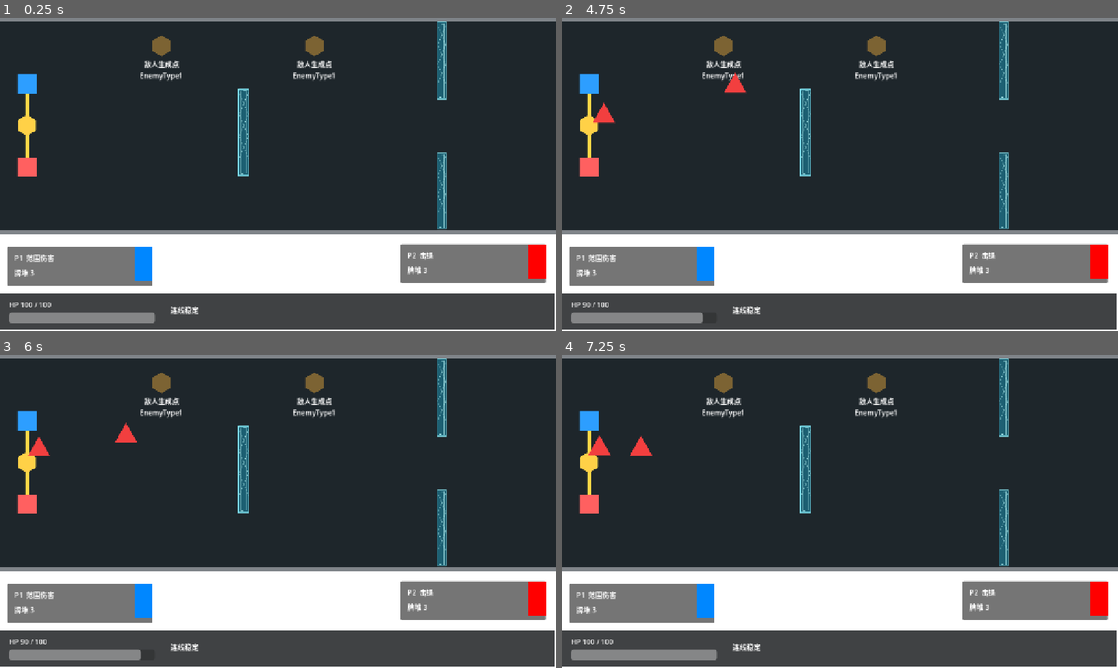
Above: before the commit, frames 1-4 (two rows, left to right).
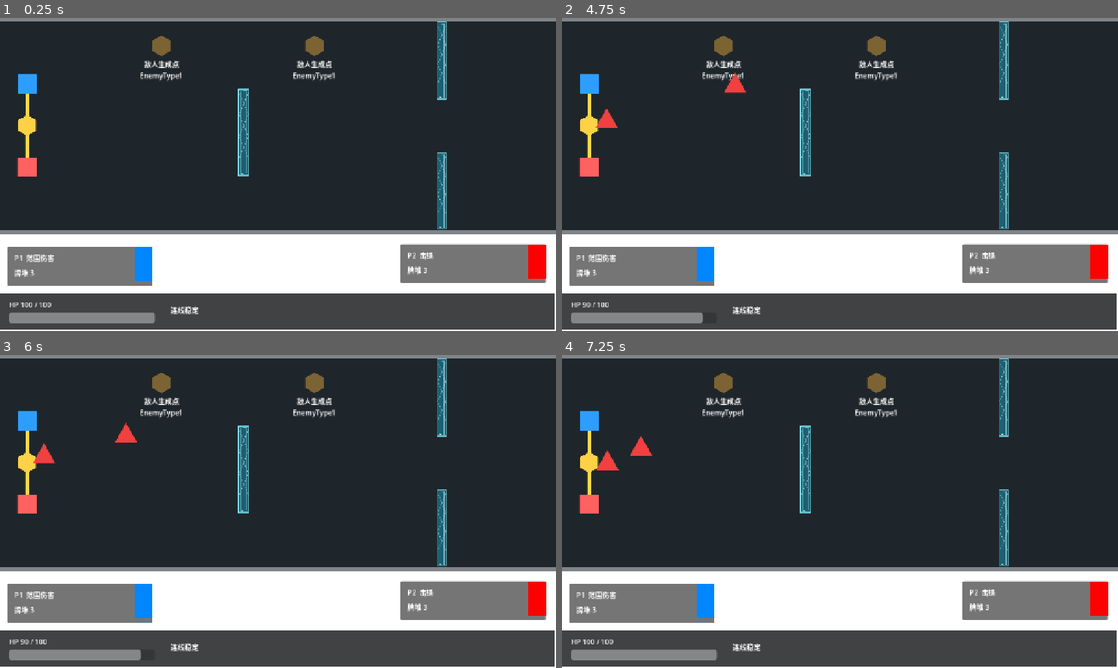
Above: after the commit, the same moments.

Repository: Jiufoduck/2026CGJ
Game: Godot game, scene res://scenes/main/MainScene.tscn
Same seed, same stepped clock (60 frames per second), same inputs: the game is played once before the commit and once after it.
Inputs (mouse positions are in pixels of both pictures, inside the frame that each line leads up to):
- Up to frame 1 (0.25 s): no input
- Up to frame 2 (4.75 s): tap Enter (ui_accept) at 0.5, 0.77, 3.77 s; move the mouse to (962, 158) at 0.52 s; hold Right (ui_right) 0.53-1.25 s; tap Q at 0.6, 3.6 s; click (962, 158) at 0.67 s; drag from (728, 190) to (712, 99) at 1.27 s; move the mouse to (895, 105) at 2.02 s; hold Right (ui_right) 2.03-2.75 s; tap K at 2.1 s; drag from (812, 237) to (812, 111) at 2.77 s; move the mouse to (1006, 221) at 3.52 s; hold Left (ui_left) 3.53-4.25 s; drag from (673, 127) to (756, 96) at 4.27 s
- Up to frame 3 (6 s): move the mouse to (305, 511) at 5.02 s; hold Down (ui_down) 5.03-5.75 s; tap K at 5.1 s; click (305, 511) at 5.17 s; drag from (194, 433) to (38, 498) at 5.77 s
- Up to frame 4 (7.25 s): move the mouse to (962, 495) at 6.52 s; hold Up (ui_up) from 6.53 s (still down); tap Q at 6.6 s; tap Enter (ui_accept) at 6.77 s

The runs differ from the first frame. In frame 1, less than 0.1% of the frame differs, in the area x 3-7%, y 18-38%; in frame 2, 0.2%; in frame 3, 0.2%; in frame 4, 0.3%, in the area x 3-14%, y 18-38%.

Commit message:
加入了卡牌伤害

Diff:
--- a/scenes/main/MainScene.tscn
+++ b/scenes/main/MainScene.tscn
@@ -150,12 +150,14 @@
 [node name="Actors" type="Node2D" parent="." unique_id=2042502936]
 
 [node name="PlayerOne" parent="Actors" unique_id=2026057950 instance=ExtResource("2_player_scene")]
-position = Vector2(61, -96)
+position = Vector2(62, -96)
+move_speed = 100
 player_color = Color(0.18, 0.62, 1, 1)
 
 [node name="PlayerTwo" parent="Actors" unique_id=671970584 instance=ExtResource("2_player_scene")]
 position = Vector2(61, 96)
 player_id = 2
+move_speed = 100
 player_color = Color(1, 0.38, 0.38, 1)
 
 [node name="BodyCore" parent="Actors" unique_id=188310188 instance=ExtResource("3_body_scene")]
Not shown, changed: doc/2026CGJ卡牌设计新.xlsx
